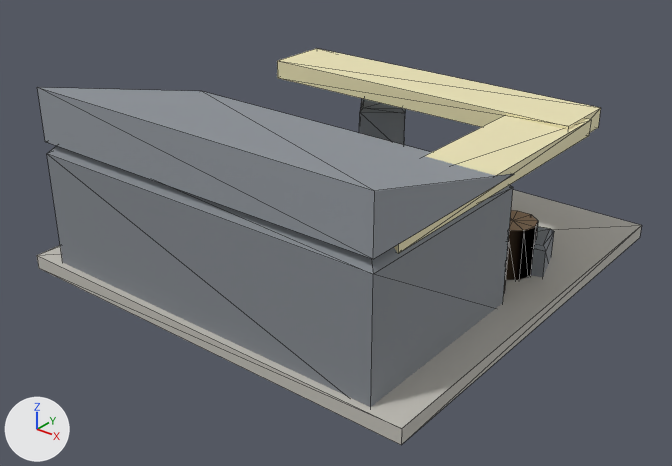
Two versions of the glTF model assets/models/supply_depot.glb, one commit apart.
One viewpoint serves both versions: a 50 mm lens placed at (7.15, -9.22, 5.95), pointed at (0.18, -0.51, 0.55). The lights are fixed; the arrows at lower left show +X, +Y and +Z. The older version comes first. Mesh edges are drawn as thin lines. Vertices at exactly the same position are counted once.

Objects in the first picture: 'Body'.
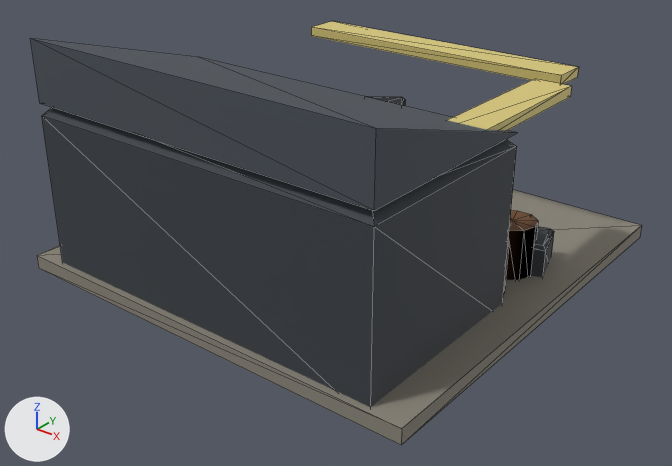
Location of each change, [x1, y1, x2, y2] in pixels of the pictures (672 x 466 px; the box of a moved part takes in the faces that stretch with it):
'Body', recoloured, reshaped (grey to dark grey, 7% taller): before [37, 48, 642, 445]; after [30, 21, 642, 445]
part 1 of me_body, moved or reshaped: before [37, 87, 514, 259]; after [30, 38, 517, 211]
part 2 of me_body, moved or reshaped: before [277, 48, 601, 133]; after [311, 21, 578, 84]
part 3 of me_body, moved or reshaped: before [394, 115, 591, 253]; after [448, 79, 572, 130]
part 4 of me_body, moved or reshaped: before [47, 146, 513, 407]; after [42, 107, 517, 407]

Edits to the bpy script that builds the scene:
```text
Change mat_concrete:
    mat_concrete.base_color: (0.541, 0.522, 0.475) -> (0.254, 0.235, 0.192)  # light grey #c2bfb7 -> grey #8a8579
Change mat_hull:
    mat_hull.base_color: (0.227, 0.247, 0.271) -> (0.0421, 0.0497, 0.0597)  # grey #83888e -> dark grey #3a3f45
Change mat_steel:
    mat_steel.base_color: (0.29, 0.314, 0.345) -> (0.0684, 0.0804, 0.0975)  # grey #93989f -> dark grey #4a5058
Change mat_faction:
    mat_faction.base_color: (0.851, 0.784, 0.478) -> (0.694, 0.577, 0.194)  # beige #eee5b8 -> yellow #d9c87a
Change me_body:
    used by ob_body; location = (0.0, 0.0, 0.0)
    before: 8 (-2.39, -2.75, 1.9), 9 (2.39, -2.75, 1.9), 10 (2.39, -0.37, 1.9), 11 (-2.39, -0.37, 1.9), 12 (-2.55, -0.21, 0.1)
    before: 13 (2.55, -0.21, 0.1), 14 (2.55, -2.91, 0.1), 15 (-2.55, -2.91, 0.1), 16 (-2.55, -0.21, 1.74), 17 (2.55, -0.21, 1.74) at pixel (513, 187)
    before: 18 (2.55, -2.91, 1.74) at pixel (373, 274), 19 (-2.55, -2.91, 1.74) at pixel (46, 153)
    remove me_body.from_pydata(...)  # 146 vertices, 244 faces; spans x -3.0..3.0, y -3.0..3.0, z 0.0..2.6
    add me_body.from_pydata(...)  # 146 vertices, 244 faces; spans x -3.0..3.0, y -3.0..3.0, z 0.0..3.2
    me_body part 1: the loose piece of 6 vertices spanning x -2.55..2.55, y -2.91..-0.21, z 1.9..2.6 is scaled about its middle by (1, 1, 1.14), then moved by (0.0, 0.0, 0.55)
    me_body part 2: the loose piece of 8 vertices spanning x -2.46..2.46, y 1.32..2.28, z 1.76..2.04 is scaled about its middle by (0.854, 0.531, 0.5), then moved by (0.0, 0.18, 0.57)
    me_body part 3: the loose piece of 8 vertices spanning x 1.56..2.52, y -2.46..1.86, z 1.77..2.0 is scaled about its middle by (0.531, 0.694, 0.625), then moved by (0.12, 0.18, 0.59)
    me_body part 4
    add for i in [*range(8, 12), *range(16, 20)]: me_body.vertices[i].co += Vector((0.0, 0.0, 0.5))
    add for i in [*range(12, 16)]: me_body.vertices[i].co += Vector((0.0, 0.0, -0.1))
```
